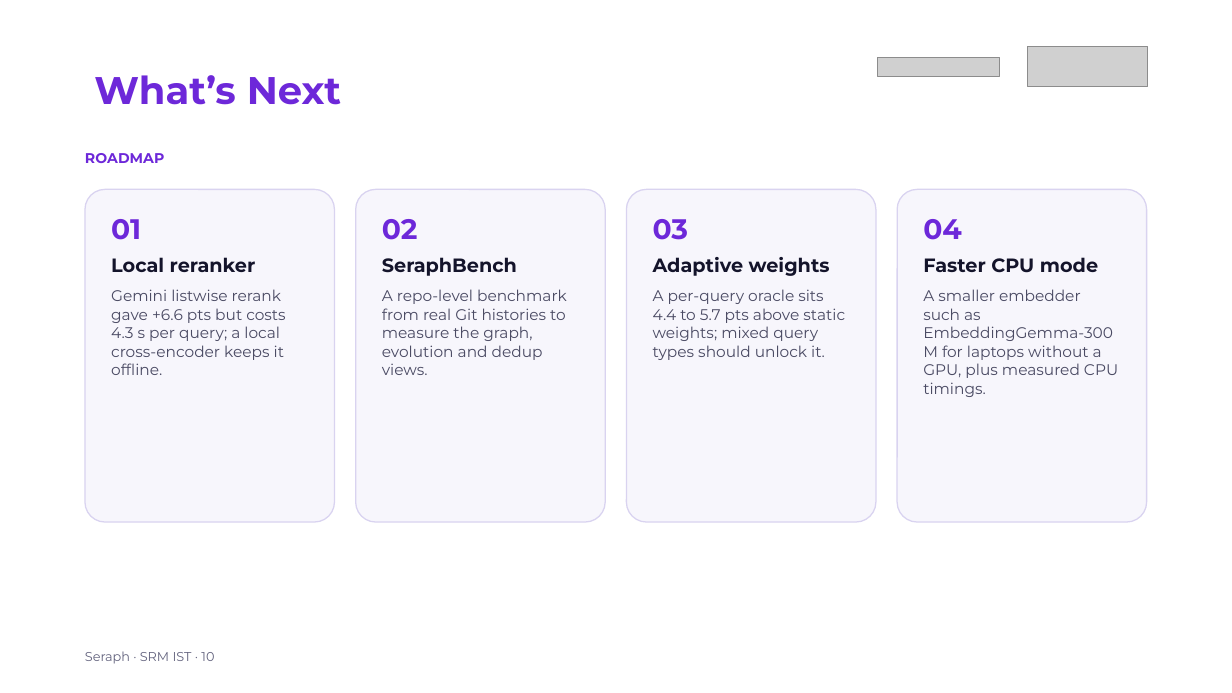
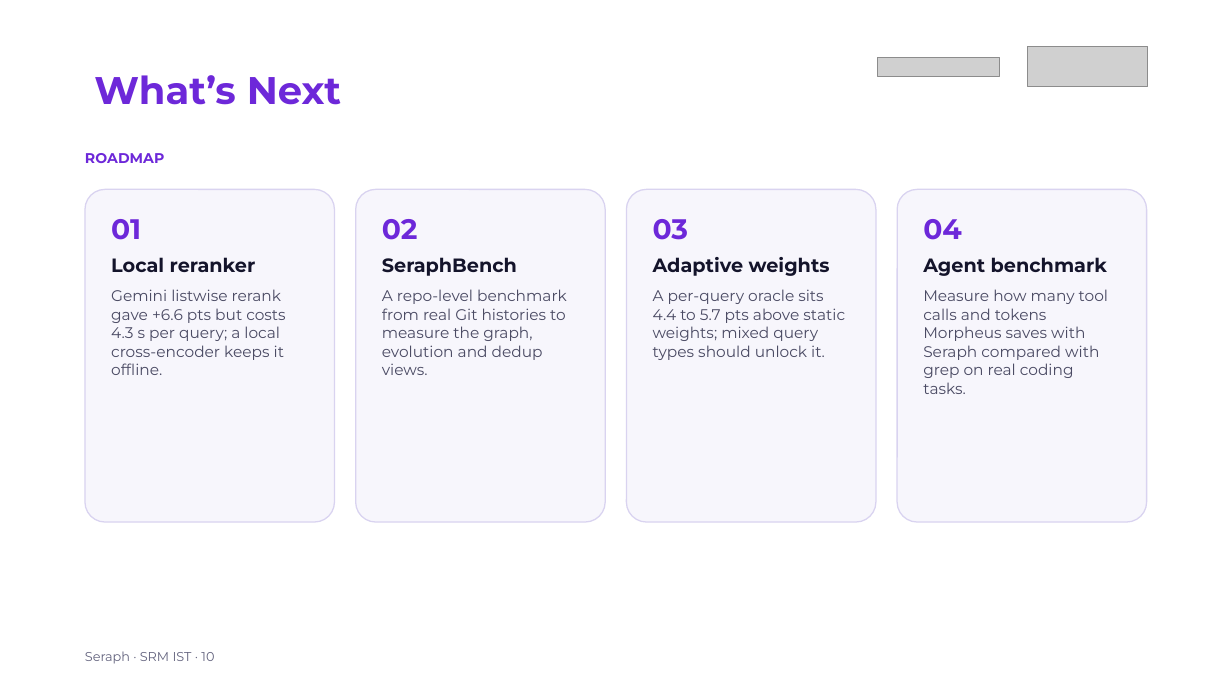
Before and after one commit to wtfPrethiv/seraph, a slide deck: slide 10 of docs/SRM_floppydisk_Submission.pptx. Drawn at 1232x693 pixels with LibreOffice and Linux fonts; fonts in the diff are those of the drawing; grey boxes stand for pictures. Boxes give left, top, right and bottom in pixels: in the first picture for what was removed or moved away, otherwise in the second. Text is boxed around its words. In the diff, an @@ line names an element or a change of style, - is before the commit and + after.

```diff
--- a/docs/SRM_floppydisk_Submission.pptx
+++ b/docs/SRM_floppydisk_Submission.pptx
@@ text in rounded rectangle at (923,257,1108,394): text changed @@
-Faster CPU mode
-A smaller embedder such as EmbeddingGemma-300M for laptops without a GPU, plus measured CPU timings.
+Agent benchmark
+Measure how many tool calls and tokens Morpheus saves with Seraph compared with grep on real coding tasks.
```
Also in this commit, not shown: 1 other slide changed, 1 other file.
